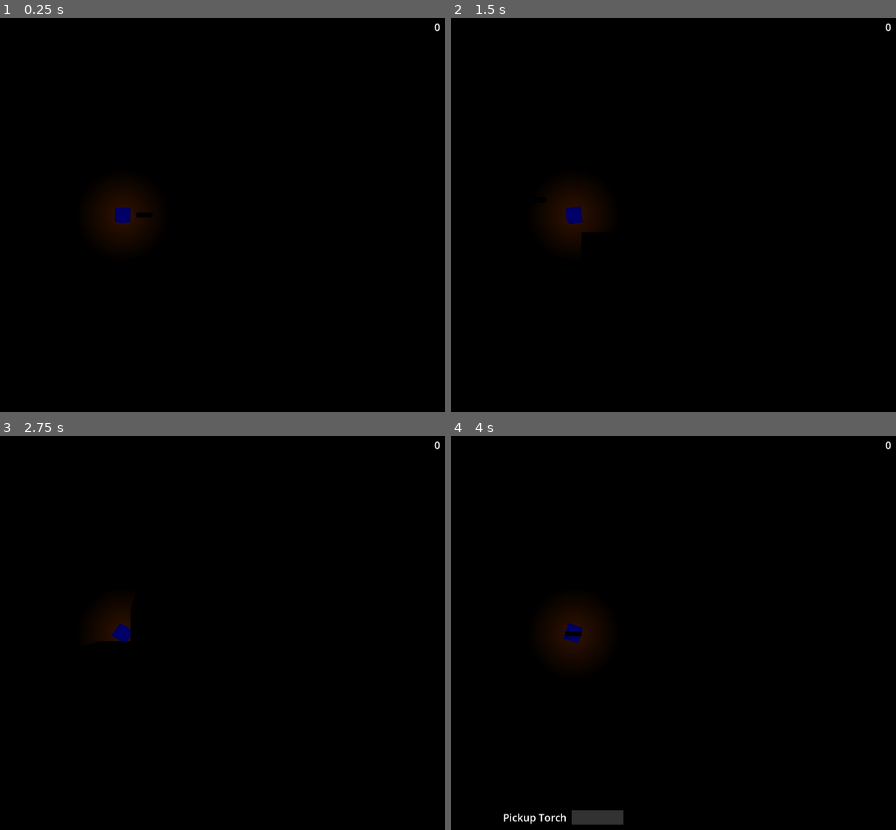
Above: before the commit, frames 1-4 (two rows, left to right).
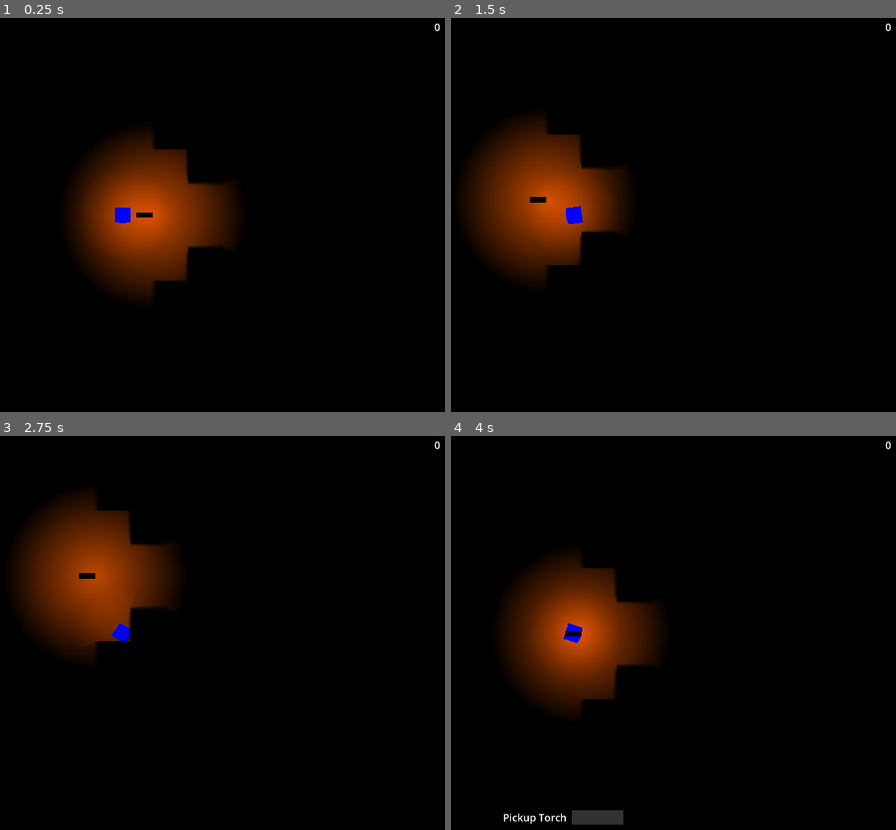
Above: after the commit, the same moments.

Repository: OwenTheBell/Torch
Game: Godot game, scene res://Environment/world.tscn
Two runs of this game, one before a commit and one after it. Both use one fixed random seed, a clock stepped at 60 frames per second and the inputs below.
Inputs (mouse positions are in pixels of both pictures, inside the frame that each line leads up to):
- Up to frame 1 (0.25 s): no input
- Up to frame 2 (1.5 s): tap Enter at 0.5 s; move the mouse to (718, 195) at 0.52 s; hold D (Right) 0.53-1.28 s; hold Space (Interact) 0.53-1.28 s; move the mouse to (outside the picture) at 1.27 s; hold S (Down) from 1.28 s (still down); click (outside the picture) at 1.35 s
- Up to frame 3 (2.75 s): move the mouse to (186, 542) at 2.02 s; release S (Down) at 2.03 s; hold D (Right) from 2.03 s (still down); right-click (186, 542) at 2.1 s
- Up to frame 4 (4 s): tap R (restart) at 2.75 s; move the mouse to (540, 715) at 2.77 s; release D (Right) at 2.78 s; hold W (Up) 2.78-3.53 s; tap Space (Interact) at 2.85 s; move the mouse to (771, 696) at 3.52 s; hold A (Left) from 3.53 s (still down); click (771, 696) at 3.6 s

The runs differ from the first frame. In frame 1, 10% of the frame differs, in the area x 15-53%, y 28-72%; in frame 2, 10%; in frame 3, 9.9%; in frame 4, 9.5%.

Commit message:
Code cleanup

Diff:
--- a/Interaction/InteractReceiver.gd
+++ b/Interaction/InteractReceiver.gd
@@ -16,13 +16,11 @@
   _executor = executor
   if enabled:
     executor.add_receiver(self)
-  pass
 
 
 func exited_executor(executor: InteractExecutor):
   _executor = null
   executor.remove_receiver(self)
-  pass
 
 
 func enable():
--- a/Interaction/toggle_polygon2d_color.gd
+++ b/Interaction/toggle_polygon2d_color.gd
@@ -16,5 +16,4 @@
 
 
 func show_base_color():
-  if is_instance_valid(_base_color):
-    polygon.color = _base_color
+  polygon.color = _base_color
--- a/Lights/TorchLightSource.gd
+++ b/Lights/TorchLightSource.gd
@@ -20,10 +20,6 @@
   remaining_time = duration
   starting_scale = scale
   starting_energy = energy
-  if start_lit:
-    ignite()
-  else:
-    extinguish()
 
 
 func on_tick(delta):
--- a/Singletons & Managers/helper.gd
+++ b/Singletons & Managers/helper.gd
@@ -1,7 +1,10 @@
 extends Node
 
+# Return the root of the scene that owns this node. Excluding World
+# Necessary for getting the parent of scenes that have been placed directly
+# into World
 func get_scene_root(node: Node) -> Node:
-  var owner = node.owner;
-  if owner.name == "World":
+  var node_owner = node.owner;
+  if node_owner.name == "World":
     return node
-  return owner
+  return node_owner
